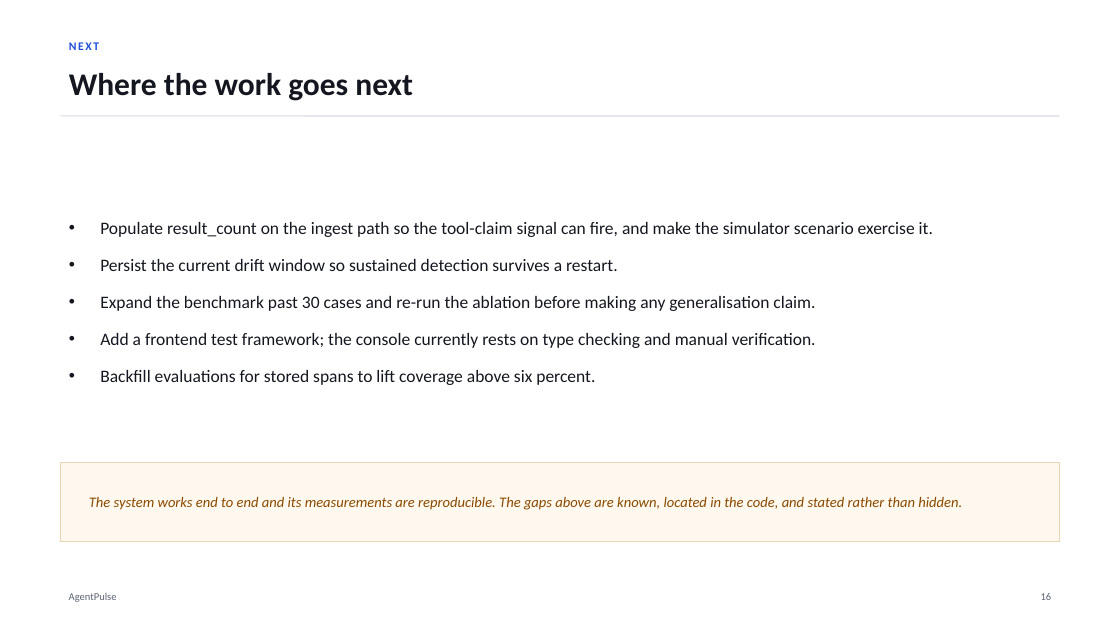
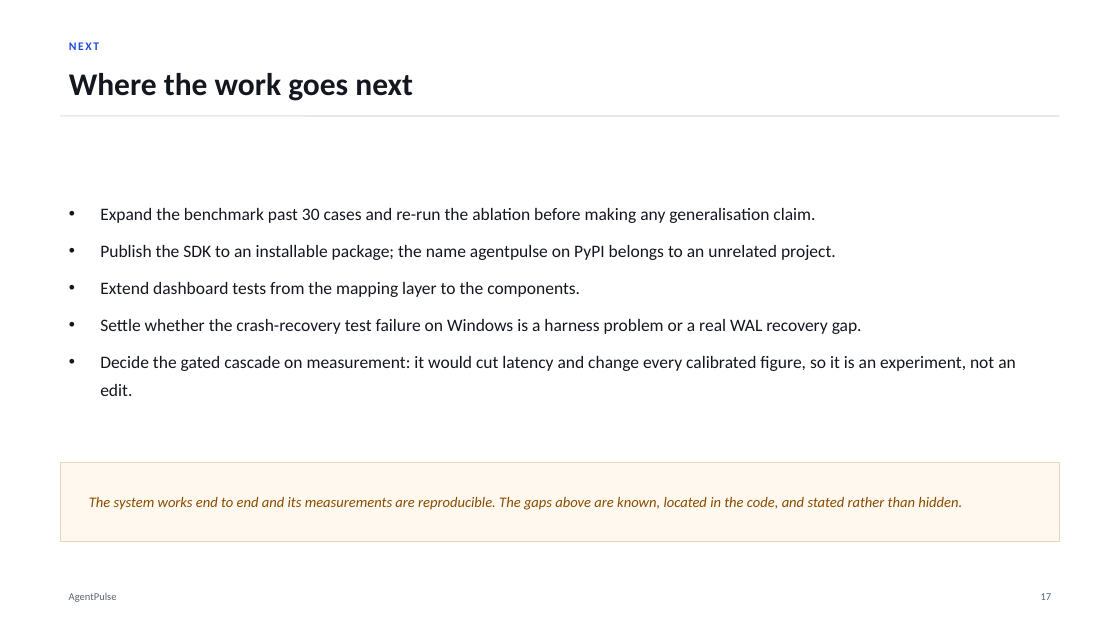
Before and after one commit to Soum-Code/agentpulse, a slide deck: slide 18 of presentation/AgentPulse_Project_Deck.pptx (slide 17 before the commit). Drawn at 1120x630 pixels with LibreOffice and Linux fonts; fonts in the diff are those of the drawing. Boxes give left, top, right and bottom in pixels: in the first picture for what was removed or moved away, otherwise in the second. Text is boxed around its words. In the diff, an @@ line names an element or a change of style, - is before the commit and + after.

```diff
--- a/presentation/AgentPulse_Project_Deck.pptx
+++ b/presentation/AgentPulse_Project_Deck.pptx
@@ text at (x1=100, y1=222, x2=933, y2=271): paragraphs removed @@
-• Populate result_count on the ingest path so the tool-claim signal can fire, and make the simulator scenario exercise it.
-• Persist the current drift window so sustained detection survives a restart.
@@ text at (x1=100, y1=245, x2=1016, y2=396): text changed @@
-• Add a frontend test framework; the console currently rests on type checking and manual verification.
-• Backfill evaluations for stored spans to lift coverage above six percent.
+• Publish the SDK to an installable package; the name agentpulse on PyPI belongs to an unrelated project.
+• Extend dashboard tests from the mapping layer to the components.
+• Settle whether the crash-recovery test failure on Windows is a harness problem or a real WAL recovery gap.
+• Decide the gated cascade on measurement: it would cut latency and change every calibrated figure, so it is an experiment, not an edit.
@@ text at (x1=1041, y1=593, x2=1052, y2=600): text changed @@
-16
+17
```
Also in this commit, not shown: 10 other slides changed, 2 slides added, 1 slide removed, 5 other files.
